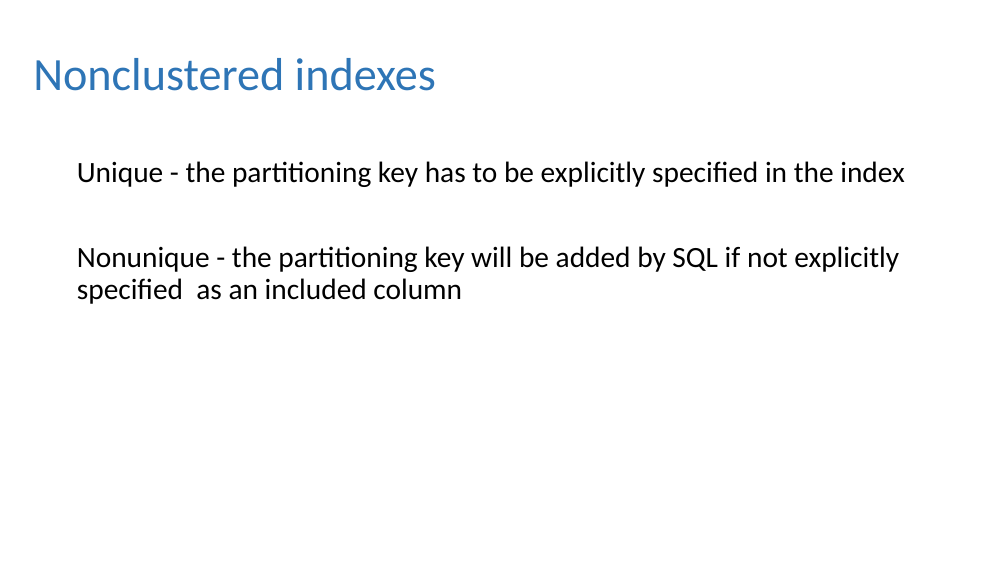
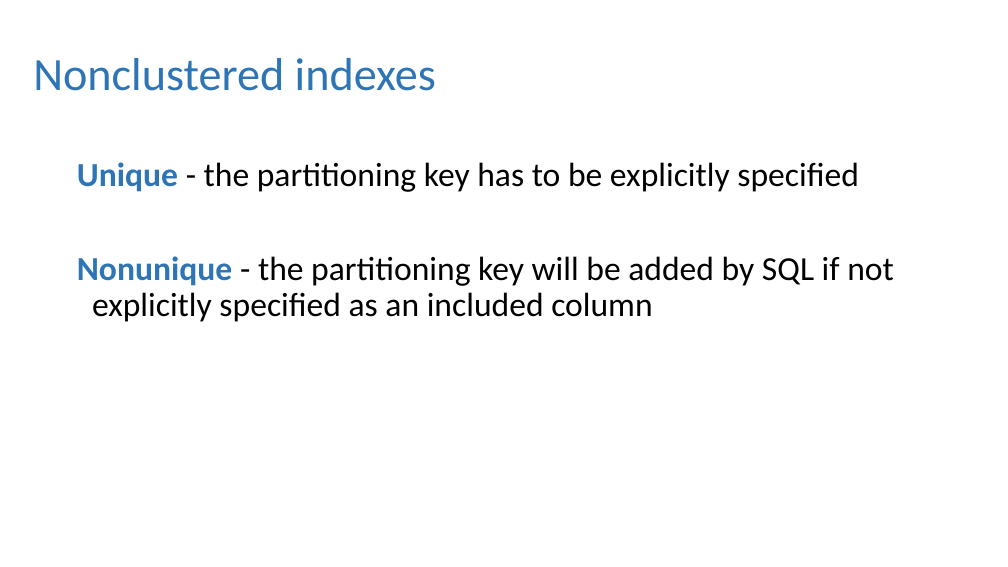
Before and after one commit to dbafromthecold/IntroToPartitioning, a slide deck: slide 18 of Intro to Partitioning.pptx. Drawn at 1008x567 pixels with LibreOffice and Linux fonts; fonts in the diff are those of the drawing; background and template pictures are left out. Boxes give left, top, right and bottom in pixels: in the first picture for what was removed or moved away, otherwise in the second. Text is boxed around its words. In the diff, an @@ line names an element or a change of style, - is before the commit and + after.

```diff
--- a/Intro to Partitioning.pptx
+++ b/Intro to Partitioning.pptx
@@ text at <box>77,162,859,192</box>: text changed; size 28 to 32 pt @@
-Unique - the partitioning key has to be explicitly specified in the index
+Unique - the partitioning key has to be explicitly specified
@@ text at <box>77,256,894,322</box>: size 28 to 32 pt in "Nonunique - the partitioning key will be ..."; text colour #000000 to #2E75B6, bold on in "Nonunique" @@
```
Also in this commit, not shown: 20 other slides changed, 1 other file.
